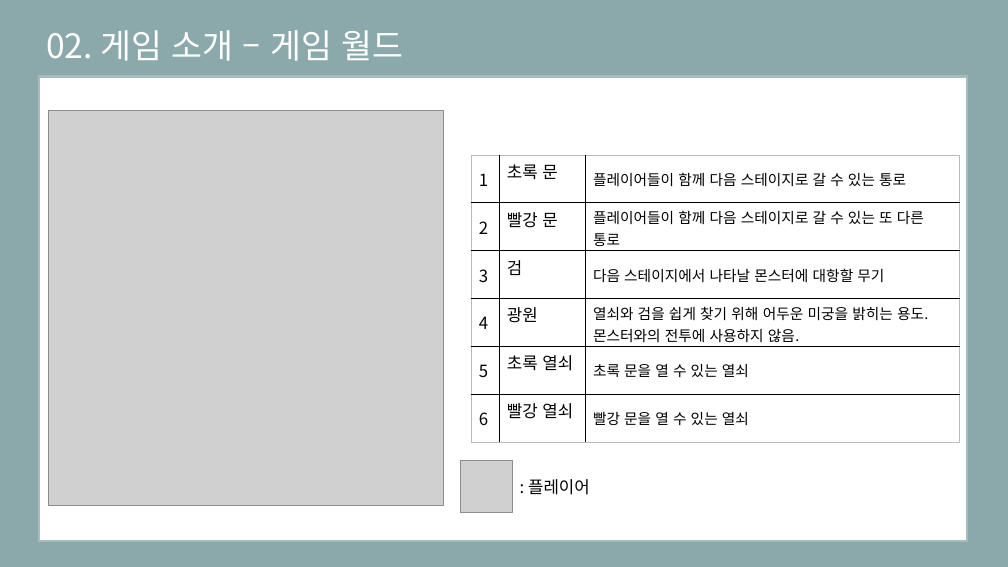
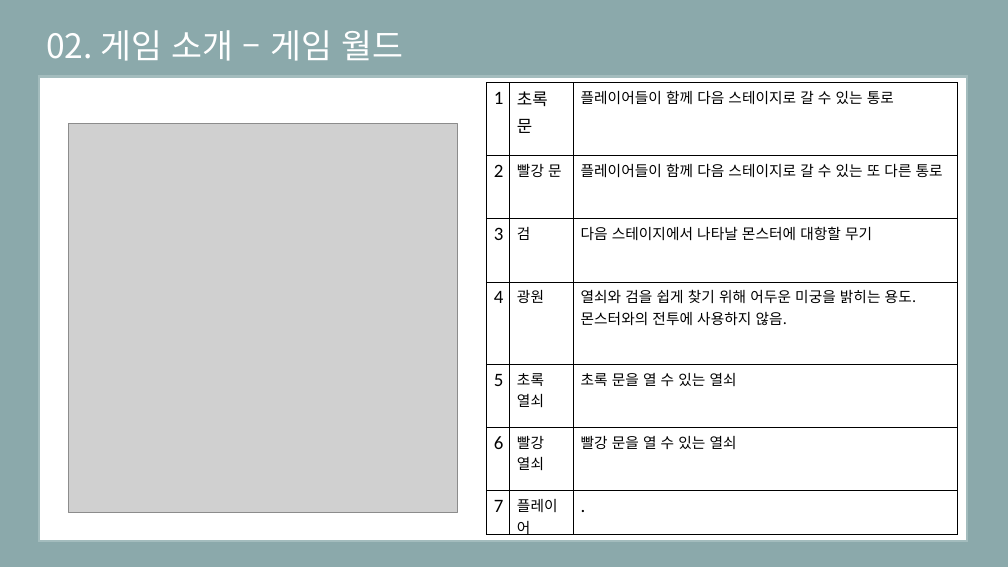
Before and after one commit to eunjiyun/Graduation_Work, a slide deck: slide 8 of Game_Design/2019184003 김 선아 장르 제안서.pptx. Drawn at 1008x567 pixels with LibreOffice and Linux fonts; fonts in the diff are those of the drawing; grey boxes stand for pictures. Boxes give left, top, right and bottom in pixels: in the first picture for what was removed or moved away, otherwise in the second. Text is boxed around its words. In the diff, an @@ line names an element or a change of style, - is before the commit and + after.

Commit message:
슬라이드 8, 9 수정

```diff
--- a/Game_Design/2019184003 김 선아 장르 제안서.pptx
+++ b/Game_Design/2019184003 김 선아 장르 제안서.pptx
@@ table at box(486, 82, 957, 539) @@
+row 7: 7 | 플레이어 | .
@@ table: place and size @@
-table at box(471, 155, 960, 442)
+table at box(486, 82, 957, 539)
@@ picture: place and size @@
-picture at box(48, 110, 443, 505)
+picture at box(68, 124, 457, 513)
@@ picture removed at box(461, 461, 513, 513) @@
@@ text removed at box(528, 479, 590, 495) @@
-: 플레이어
```
Also in this commit, not shown: 1 other slide changed.
